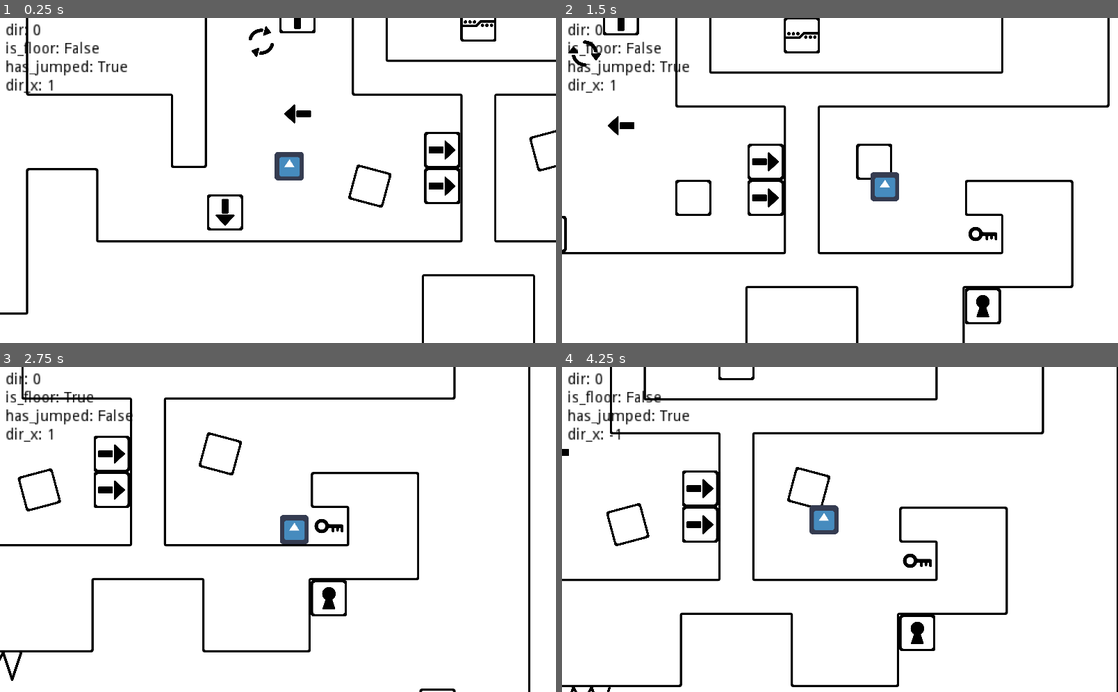
Above: before the commit, frames 1-4 (two rows, left to right).
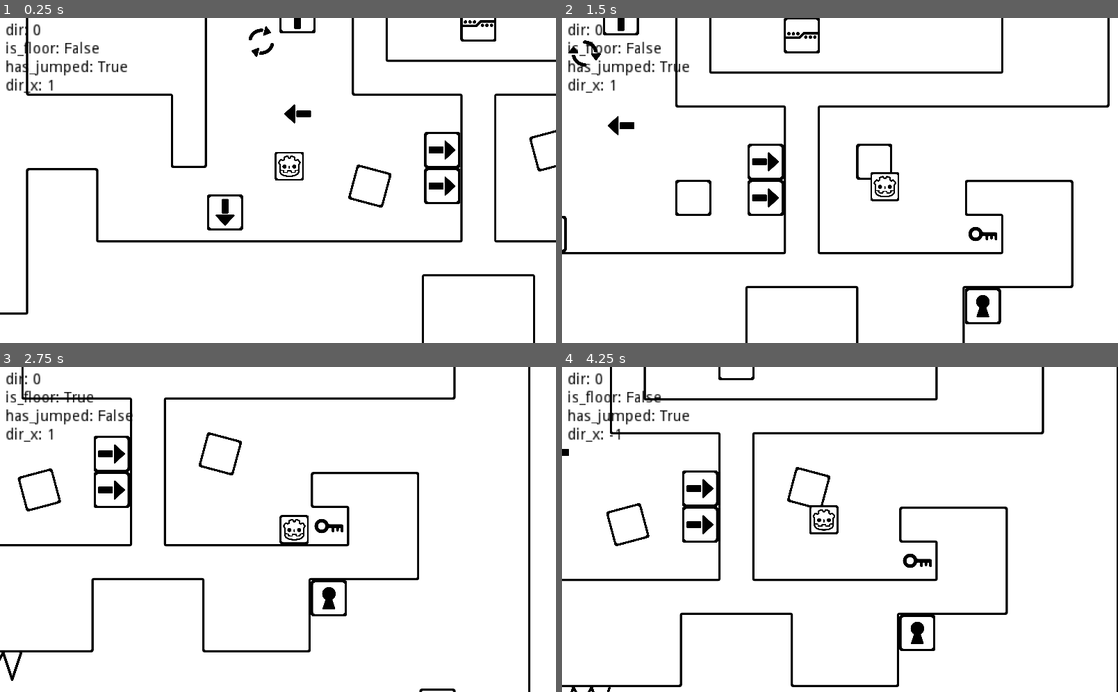
Above: after the commit, the same moments.

Repository: HarmonyHoney/ROTA
Game: Godot game, scene res://src/map/0.tscn
Two runs of this game, one before a commit and one after it. Both use one fixed random seed, a clock stepped at 60 frames per second and the inputs below. The engine's default icon, where the game draws it, is replaced by a stand-in: a white triangle on a blue panel in a dark square.
Inputs:
- Up to frame 1 (0.25 s): no input
- Up to frame 2 (1.5 s): tap Enter at 0.5 s; hold Right (right) 0.53-1.28 s; tap C (action) at 0.6 s; tap X (jump) at 0.77 s; hold Down (down) from 1.28 s (still down); tap Q at 1.35 s
- Up to frame 3 (2.75 s): tap X (jump) at 1.52 s; release Down (down) at 2.03 s; hold Right (right) from 2.03 s (still down); tap E at 2.1 s
- Up to frame 4 (4.25 s): release Right (right) at 2.78 s; hold Up (up) 2.78-3.53 s; tap C (action) at 2.85 s; tap X (jump) at 3.02, 3.77 s; hold Left (left) from 3.53 s (still down); tap Q at 3.6 s

The runs differ from the first frame. In frame 1, 0.4% of the frame differs, in the area x 49-55%, y 41-50%; in frame 2, 0.4%; in frame 3, 0.4%; in frame 4, 0.5%, in the area x 44-50%, y 42-52%.

Commit message:
gobot (: teehee

Diff:
--- a/src/actor/Player.tscn
+++ b/src/actor/Player.tscn
@@ -1,6 +1,6 @@
 [gd_scene load_steps=9 format=2]
 
-[ext_resource path="res://icon.png" type="Texture" id=1]
+[ext_resource path="res://media/image/gobot.png" type="Texture" id=1]
 [ext_resource path="res://src/actor/Player.gd" type="Script" id=2]
 [ext_resource path="res://media/audio/sfx/slap0.wav" type="AudioStream" id=3]
 [ext_resource path="res://media/audio/sfx/player_punch0.wav" type="AudioStream" id=4]
@@ -47,7 +47,7 @@
 }
 
 [node name="Sprite" type="Sprite" parent="."]
-scale = Vector2( 1.25, 1.25 )
+scale = Vector2( 0.267, 0.267 )
 texture = ExtResource( 1 )
 
 [node name="CollisionShape2D" type="CollisionShape2D" parent="."]
Binary file added: media/image/gobot.png
